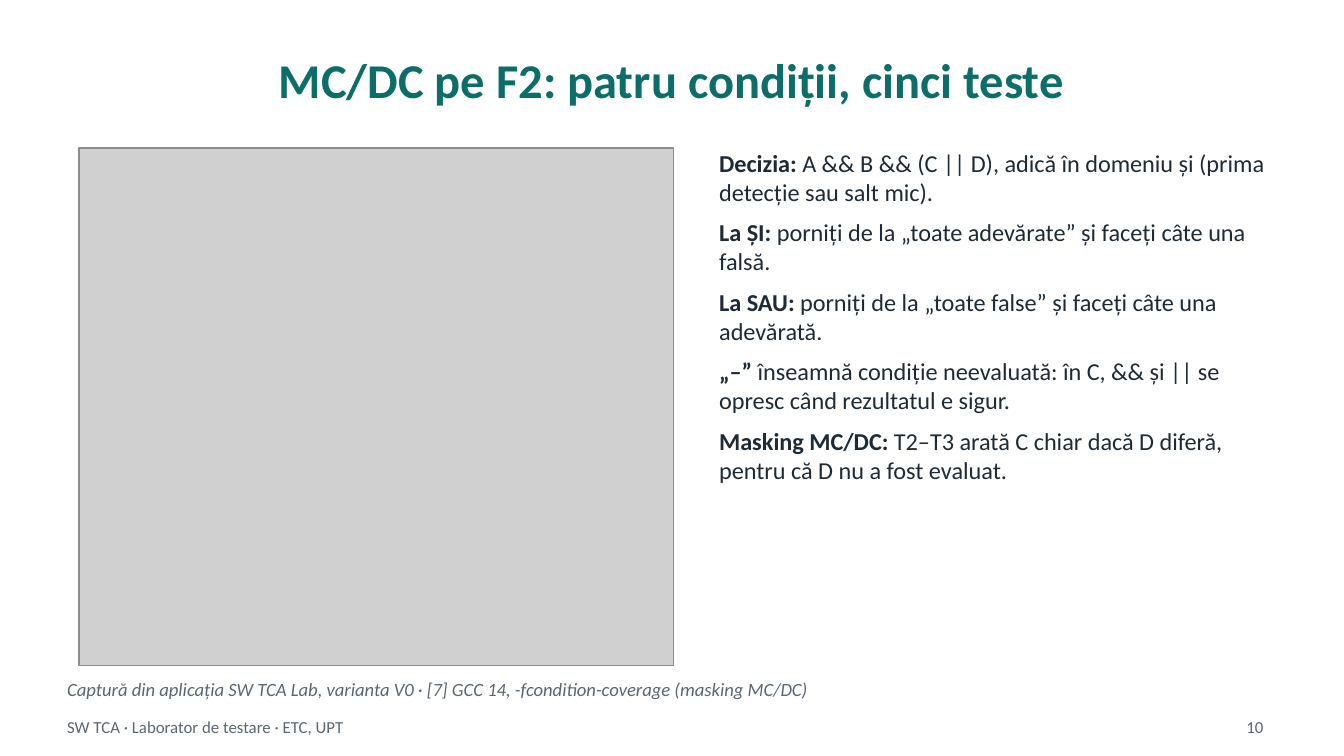
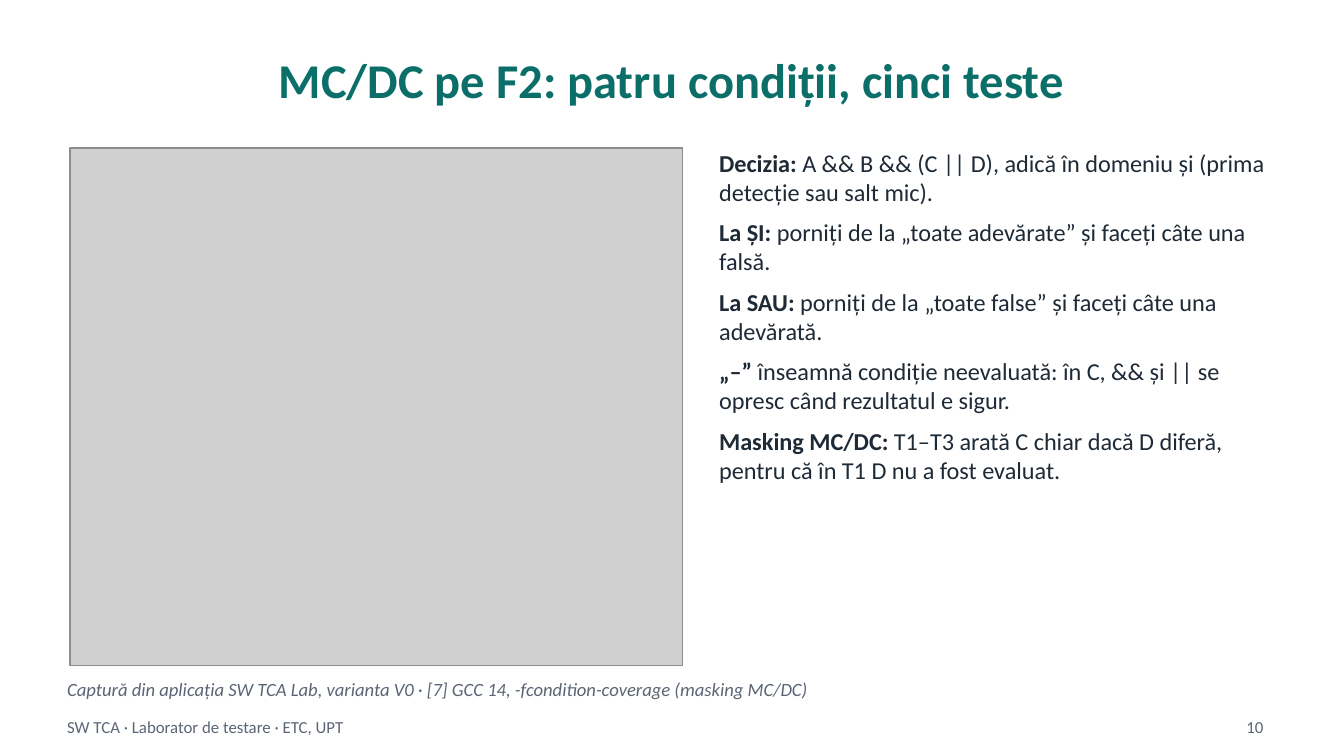
Before and after one commit to madalinatolontan1-ai/sw-tca-lab, a slide deck: slide 10 of materials/SW_TCA_curs_RO.pptx. Drawn at 1344x756 pixels with LibreOffice and Linux fonts; fonts in the diff are those of the drawing; grey boxes stand for pictures. Boxes give left, top, right and bottom in pixels: in the first picture for what was removed or moved away, otherwise in the second. Text is boxed around its words. In the diff, an @@ line names an element or a change of style, - is before the commit and + after.

```diff
--- a/materials/SW_TCA_curs_RO.pptx
+++ b/materials/SW_TCA_curs_RO.pptx
@@ picture resized from (x1=79, y1=148, x2=675, y2=665) to (x1=70, y1=148, x2=683, y2=665) @@
@@ text at (x1=719, y1=433, x2=1223, y2=483): text changed @@
-• Masking MC/DC: T2–T3 arată C chiar dacă D diferă, pentru că D nu a fost evaluat.
+• Masking MC/DC: T1–T3 arată C chiar dacă D diferă, pentru că în T1 D nu a fost evaluat.
```
Also in this commit, not shown: 2 other slides changed, 12 other files.
